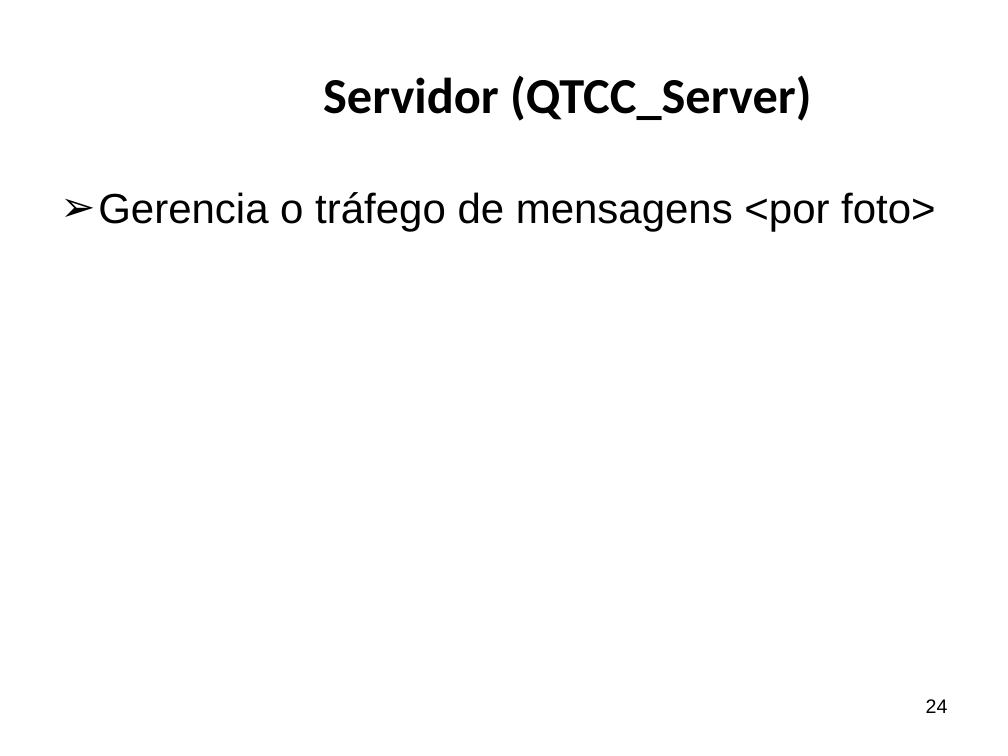
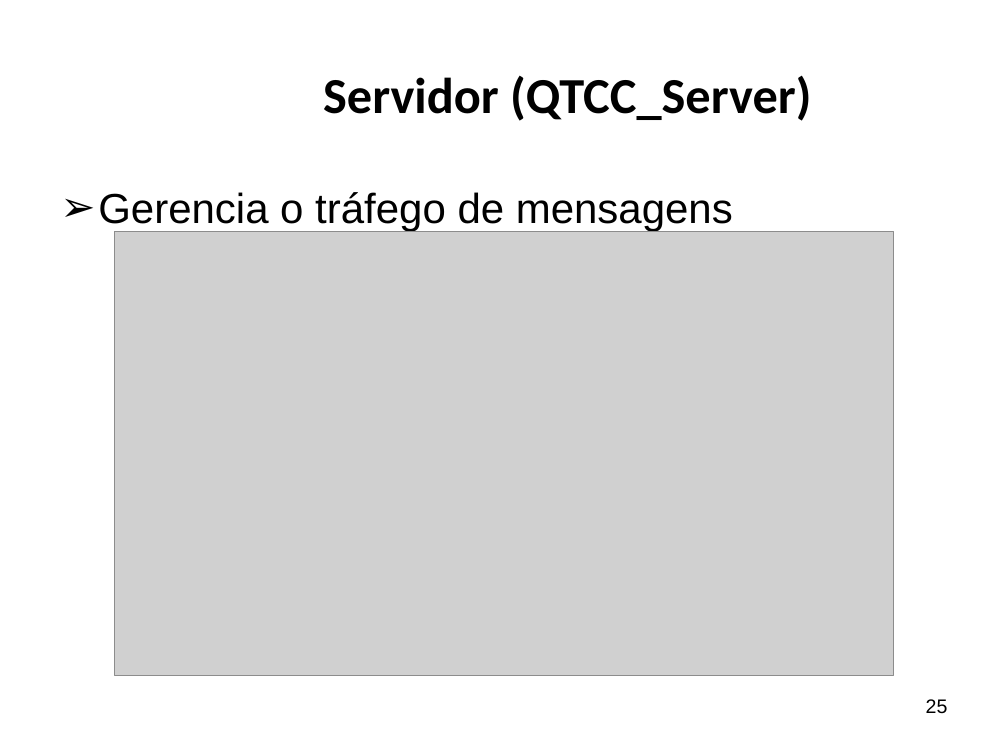
Before and after one commit to ricardopetrere/TCC_FTT, a slide deck: slide 25 of documentos/Apresentação Banca.pptx (slide 24 before the commit). Drawn at 1008x756 pixels with LibreOffice and Linux fonts; fonts in the diff are those of the drawing; grey boxes stand for pictures; background and template pictures are left out. Boxes give left, top, right and bottom in pixels: in the first picture for what was removed or moved away, otherwise in the second. Text is boxed around its words. In the diff, an @@ line names an element or a change of style, - is before the commit and + after.

```diff
--- a/documentos/Apresentação Banca.pptx
+++ b/documentos/Apresentação Banca.pptx
@@ text at bbox=[98, 192, 733, 231]: text changed @@
-➢ Gerencia o tráfego de mensagens <por foto>
+➢ Gerencia o tráfego de mensagens
@@ picture added at bbox=[115, 231, 894, 674] @@
@@ page number at bbox=[926, 699, 948, 714]: text changed @@
-24
+25
```
Also in this commit, not shown: 8 other slides changed, 1 slide added, 1 other file.
